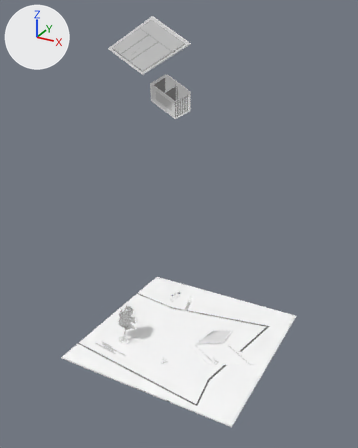
A saved change to the glTF model others/3.gltf.
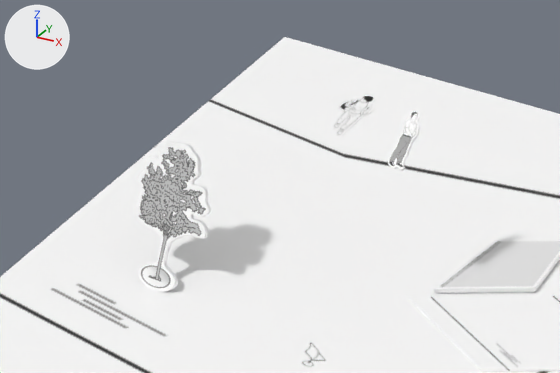
Each version is shown whole from a 50 mm lens placed at (0.498, -0.944, 0.768), pointed at (-0.007, -0.027, 0.31), then close up on the part from 23% to 64% of the width and 60% to 82% of the height. Lighting does not change. The marker at upper left points along +X, +Y and +Z. Both versions are drawn at frame 51 of the action 'Curve.013Action.001'; the numbers are the values there.

In view in the first close-up: 'Curve.003', 'Curve.004', 'Curve.013', '人物3', '平面', '树2.001'.
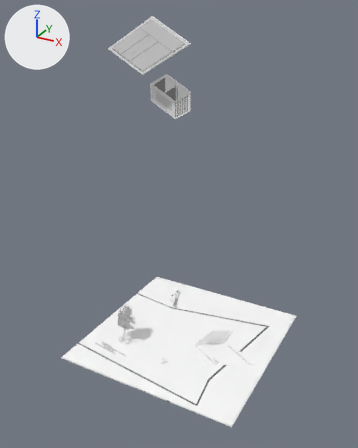
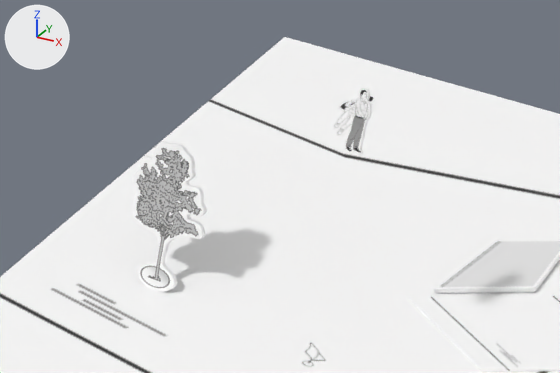
The change, as a list of edits to the scene's bpy script:
```text
Change ob_树2_001:
    ob_树2_001.rotation_euler: (1.063, 0.0, 0.0) -> (1.155, 0.0, 0.0)  # degrees (61, 0, 0) -> degrees (66, 0, 0)
Change ob_curve_013:
    ob_curve_013.rotation_euler: (0.679, 0.0, 0.0) -> (1.122, 0.0, 0.0)  # degrees (39, 0, 0) -> degrees (64, 0, 0)
```

Pixel boxes (x1, y1, x2, y2) of what changed, in the close-ups (560 x 373 px):
'树2.001', turned
    before: (136, 141, 211, 292)
    after: (133, 141, 207, 292)
'Curve.013', turned
    before: (388, 110, 420, 171)
    after: (345, 88, 372, 155)
